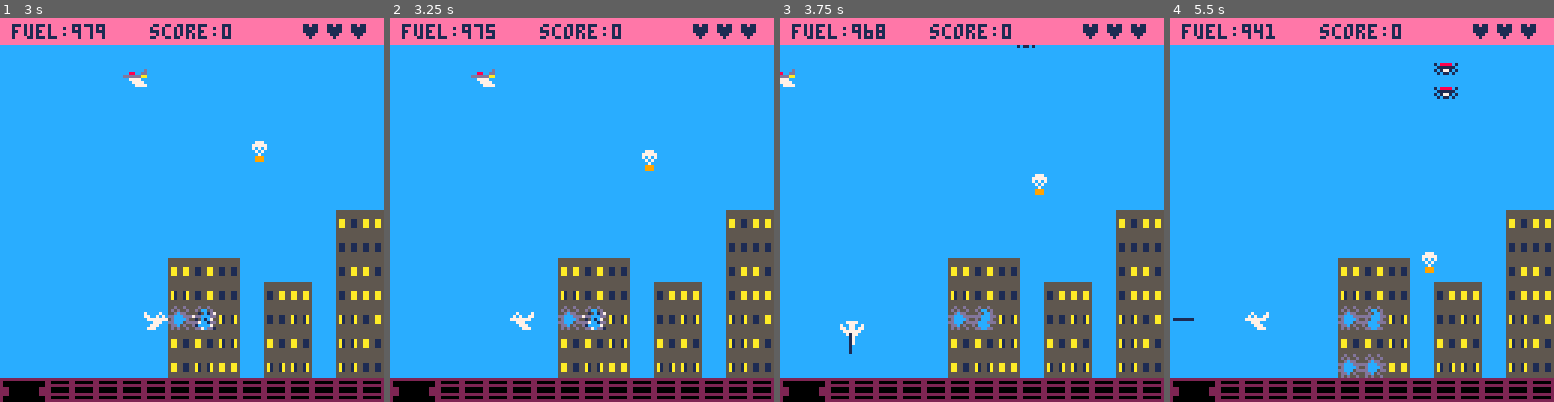
Above: before the commit, frames 1-4 (left to right).
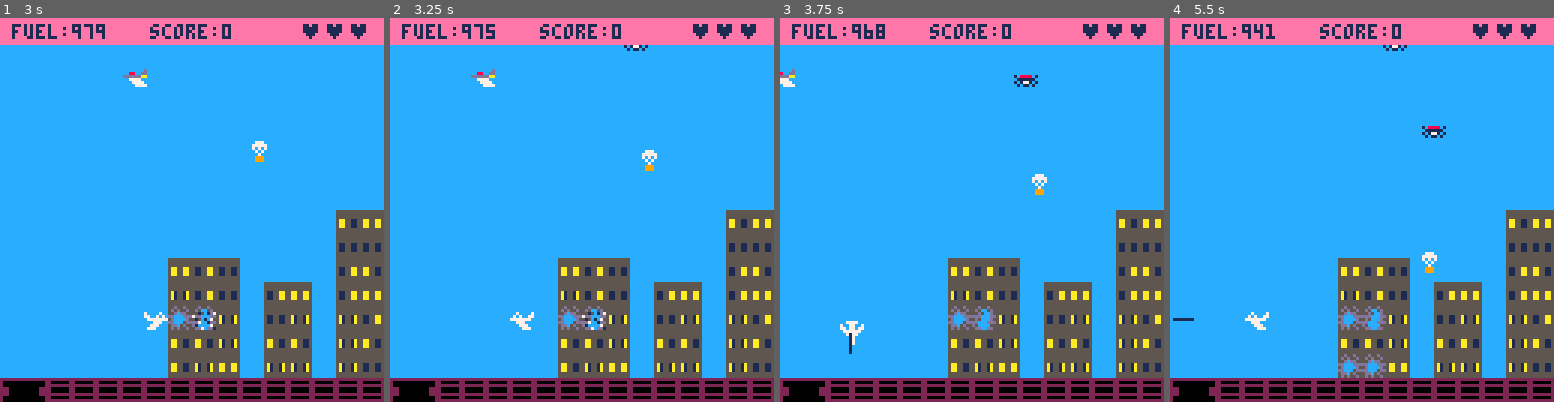
Above: after the commit, the same moments.

Repository: natebeaty/savepicoville
Game: PICO-8 cartridge savechicago.p8
Two runs of this game, one before a commit and one after it. Both use one fixed random seed, a clock stepped at 60 frames per second and the inputs below.
Inputs:
- Up to frame 1 (3 s): tap X (X key) at 0.33, 1.07, 1.85, 2.97 s; tap O (Z key) at 0.7, 1.7, 2.1, 2.5, 2.9 s; hold Right 1.6-2.1 s; hold Up 2.15-2.42 s; hold Right from 2.47 s (still down)
- Up to frame 2 (3.25 s): release Right at 3.03 s; hold Left from 3.08 s (still down)
- Up to frame 3 (3.75 s): tap O (Z key) at 3.3, 3.7 s; release Left at 3.58 s; hold Down from 3.63 s (still down)
- Up to frame 4 (5.5 s): release Down at 3.97 s; hold Right 4.02-4.68 s; tap X (X key) at 4.08, 5.2 s; tap O (Z key) every 0.4 s from 4.1 to 5.3 s; hold Up 4.73-5.03 s; hold Left from 5.08 s (still down)

Frame 1 is identical in both runs. In frame 2, less than 0.1% of the frame differs, in the area x 60-68%, y 7-9%; in frame 3, 0.2%; in frame 4, 0.5%, in the area x 55-75%, y 7-32%.

Commit message:
first crack at crumbling buildings, able to shoot balloons

Diff:
--- a/buildings.lua
+++ b/buildings.lua
@@ -92,3 +92,23 @@
     end
   end
 end
+
+function new_rumblingrow(x,y,delay)
+  local obj={x=x,y=y,delay=delay,t=0}
+  obj.update=function(this)
+    this.t+=1
+    if (this.t > this.delay+15) del(rumblingrows, this)
+  end
+  obj.draw=function(this)
+    local sprite=24
+    if (this.t > this.delay+10) then
+      if this.t%2==0 then sprite=28 else sprite=29 end
+    elseif (this.t > this.delay+5) then
+      if this.t%2==0 then sprite=26 else sprite=27 end
+    else
+      if this.t%2==0 then sprite=24 else sprite=25 end
+    end
+    spr(sprite,this.x,this.y)
+  end
+  return obj
+end
--- a/bullets.lua
+++ b/bullets.lua
@@ -1,34 +1,30 @@
 --bullets functions
 
 function new_bullet(x,y,dx,dy)
-  local obj = {
-    x=x,
-    y=y,
-    len=3
-  }
-  --collision box
-  obj.box = {x1=0,y1=0,x2=2,y2=2}
-  -- bullet direction
+  local obj = {x=x,y=y,len=3}
+  obj.box = {x1=0,y1=0,x2=2,y2=2} --collision box
   obj.dx=dx*obj.len*2
   obj.dy=dy*obj.len*2
 
   -- update loop
-  obj.update = function(this)
+  obj.update=function(this)
     -- check for collisions with enemy
-    foreach(enemies, function(obj)
-      if (obj.dying==0 and coll(this,obj)) then
+    for obj in all(enemies) do
+      if (coll(this,obj)) then
         p.score+=10
         obj.die(obj)
         del(bullets, this)
       end
-    end)
+    end
     -- check for collisions with supply
-    foreach(supply, function(obj)
-      if (obj.dying==0 and coll(this,obj)) then
-        obj.die(obj)
-        del(bullets, this)
+    for grp in all({supply, balloon}) do
+      for obj in all(grp) do
+        if (coll(this,obj)) then
+          obj.die(obj)
+          del(grp, this)
+        end
       end
-    end)
+    end
 
     -- check for collisions with building
     check_building_hit(this,bullets)
@@ -39,7 +35,7 @@
   end
 
   -- draw loop
-  obj.draw = function(this)
+  obj.draw=function(this)
     line(this.x-obj.dx, this.y-obj.dy, this.x, this.y, 1)
   end
 
--- a/enemies.lua
+++ b/enemies.lua
@@ -21,7 +21,7 @@
 
 -- construct new enemy
 function new_enemy(x,y)
-  local obj={x=x, y=y, dx=0, dy=0.5, sprite=16, t=0, dying=0}
+  local obj={x=x, y=y, dx=0, dy=0.5, sprite=16, t=0}
   obj.box={x1=0,y1=3,x2=7,y2=7}
 
   obj.update=function(this)
--- a/main.lua
+++ b/main.lua
@@ -4,6 +4,7 @@
   mode="title"
   explosions={}
   buildingcrash={}
+  rumblingrows={}
   bullets={}
   enemies={}
   supply={}
@@ -49,13 +50,21 @@
   if #buildingcrash>0 then
     for obj in all(buildingcrash) do
       for i=1,obj.rowbusted do
+        sfx(11)
         for j=1,obj.building.width do
-          mset(obj.building.x+j, 14-#obj.building.rows+i, 8)
+          local mx=obj.building.x+j
+          local my=14-#obj.building.rows+i
+          mset(mx, my, 8)
+          add(rumblingrows, new_rumblingrow(mx*8,my*8,i*10))
         end
       end
     end
     buildingcrash={}
   end
+  for obj in all(enemies) do
+    obj.update(obj)
+  end
+
 
   if mode=="title" then
 
@@ -81,7 +90,7 @@
     check_enemy_spawn(2)
     check_supply_spawn()
     update_map()
-    for grp in all({bullets,enemies,supply,balloon,explosions}) do
+    for grp in all({bullets,enemies,supply,balloon,explosions,rumblingrows}) do
       for obj in all(grp) do
         obj.update(obj)
       end
@@ -89,7 +98,7 @@
 
   elseif mode=="game over" then
 
-    for grp in all({supply,balloon,explosions}) do
+    for grp in all({supply,balloon,explosions,rumblingrows}) do
       for obj in all(grp) do
         obj.update(obj)
       end
@@ -131,7 +140,7 @@
     end
 
     update_map()
-    for grp in all({bullets,enemies,supply,balloon,explosions}) do
+    for grp in all({bullets,enemies,supply,balloon,explosions,rumblingrows}) do
       for obj in all(grp) do
         obj.draw(obj)
       end
--- a/supply.lua
+++ b/supply.lua
@@ -54,7 +54,7 @@
     sfx(02)
     sfx(03)
     new_explosion(this.x,this.y)
-    del(balloons, this)
+    del(balloon, this)
   end
 
   --return the supply
